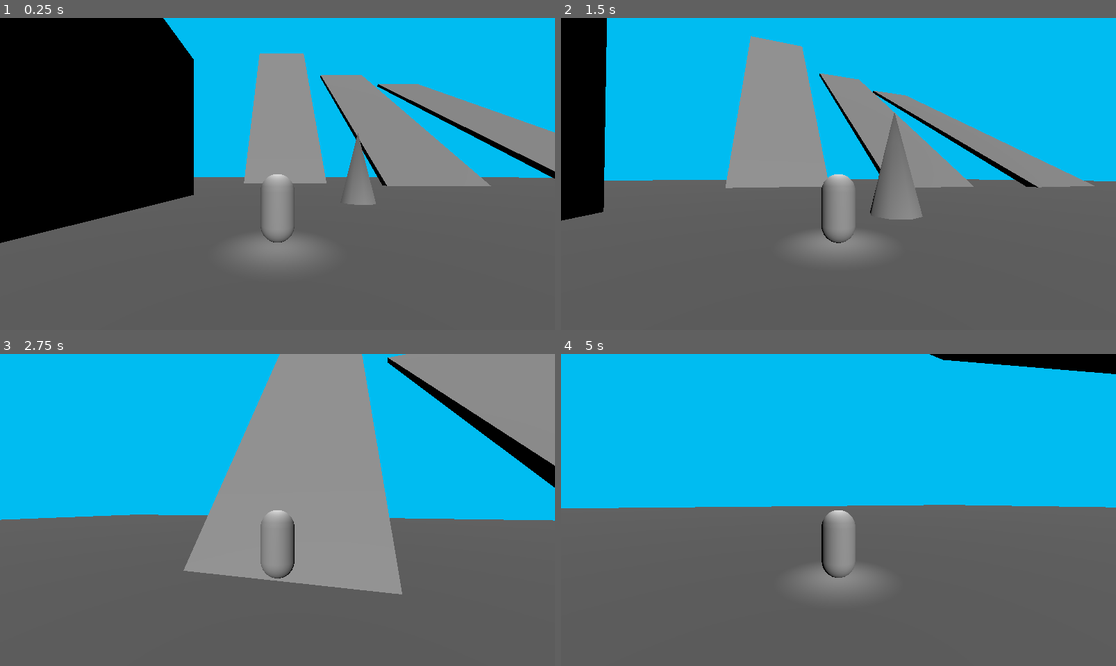
Above: before the commit, frames 1-4 (two rows, left to right).
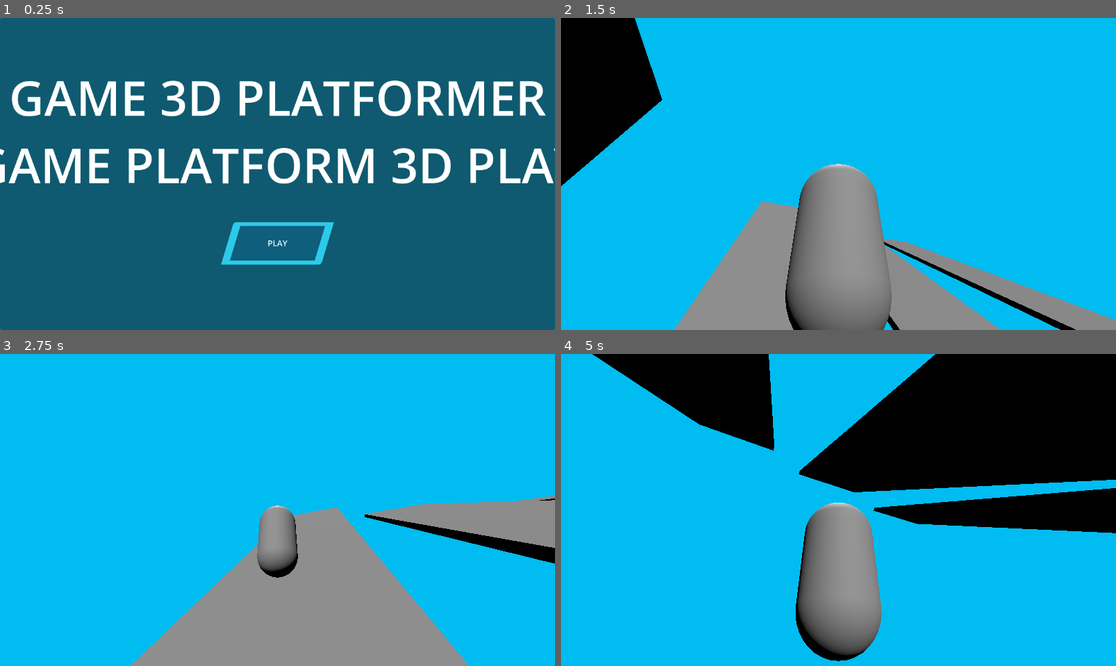
Above: after the commit, the same moments.

Repository: jackmenty/2025-Game
Game: Godot game, scene res://Scenes/Start_screen.tscn
Same seed, same stepped clock (60 frames per second), same inputs: the game is played once before the commit and once after it. Before the commit the project starts from res://Scenes/Test_level.tscn.
Inputs (mouse positions are in pixels of both pictures, inside the frame that each line leads up to):
- Up to frame 1 (0.25 s): no input
- Up to frame 2 (1.5 s): click (838, 242) at 0.5 s, where only the run after the commit has a clickable "PLAY"; tap Enter at 1.25 s; move the mouse to (866, 174) at 1.27 s; hold W (move_forward) from 1.28 s (still down); hold Shift (sprint) from 1.28 s (still down)
- Up to frame 3 (2.75 s): keep holding W (move_forward); tap Space (jump) at 1.52, 2.27 s; move the mouse to (249, 510) at 2.02 s; release Shift (sprint) at 2.03 s; tap Shift (sprint) at 2.1 s
- Up to frame 4 (5 s): keep holding W (move_forward); move the mouse to (849, 503) at 2.77 s; hold Shift (sprint) 2.78-3.53 s; tap Space (jump) at 3.5, 3.77, 4.52 s; move the mouse to (832, 516) at 3.52 s; tap Shift (sprint) at 3.6 s; move the mouse to (877, 513) at 4.27 s; hold Shift (sprint) from 4.28 s (still down)

The runs differ from the first frame. In frame 1, 100% of the frame differs, in the area x 0-100%, y 0-100%; in frame 2, 60%; in frame 3, 64%; in frame 4, 73%.

Commit message:
Fixed checkpoint + updated die box (turned into damage pit)

Diff:
--- /dev/null
+++ b/Scenes/Start_screen.tscn
@@ -0,0 +1,53 @@
+[gd_scene load_steps=3 format=3 uid="uid://50w44vx0gwch"]
+
+[ext_resource type="Theme" uid="uid://dvq37ujhe48d3" path="res://Theme/ui_template.tres" id="1_6d030"]
+[ext_resource type="Script" uid="uid://cx6v2e6njtboq" path="res://Scripts/start_screen.gd" id="2_ytx0o"]
+
+[node name="Start_screen" type="Control"]
+layout_mode = 3
+anchors_preset = 15
+anchor_right = 1.0
+anchor_bottom = 1.0
+grow_horizontal = 2
+grow_vertical = 2
+theme = ExtResource("1_6d030")
+script = ExtResource("2_ytx0o")
+
+[node name="Panel" type="Panel" parent="."]
+layout_mode = 1
+anchors_preset = 15
+anchor_right = 1.0
+anchor_bottom = 1.0
+grow_horizontal = 2
+grow_vertical = 2
+metadata/_edit_use_anchors_ = true
+
+[node name="Play" type="Button" parent="Panel"]
+layout_mode = 1
+anchors_preset = -1
+anchor_left = 0.409722
+anchor_top = 0.654321
+anchor_right = 0.590278
+anchor_bottom = 0.790123
+grow_horizontal = 2
+grow_vertical = 2
+theme_override_font_sizes/font_size = 17
+text = "PLAY"
+metadata/_edit_use_anchors_ = true
+
+[node name="RichTextLabel" type="Label" parent="Panel"]
+layout_mode = 1
+anchors_preset = -1
+anchor_left = 0.0958333
+anchor_top = 0.148148
+anchor_right = 0.904167
+anchor_bottom = 0.359568
+grow_horizontal = 2
+theme_override_font_sizes/font_size = 100
+text = "GAME 3D PLATFORMER
+GAME PLATFORM 3D PLAY"
+horizontal_alignment = 1
+vertical_alignment = 1
+metadata/_edit_use_anchors_ = true
+
+[connection signal="pressed" from="Panel/Play" to="." method="_on_play_pressed"]
--- a/Scenes/Test_level.tscn
+++ b/Scenes/Test_level.tscn
@@ -18,7 +18,7 @@
 size = Vector3(300, 1, 222.933)
 
 [node name="Player" parent="." instance=ExtResource("1_tfsjm")]
-transform = Transform3D(1, 0, 0, 0, 1, 0, 0, 0, 1, 0, 2.80151, 0)
+transform = Transform3D(1, 0, 0, 0, 1, 0, 0, 0, 1, 0, 2, 0)
 
 [node name="DirectionalLight3D" type="DirectionalLight3D" parent="."]
 transform = Transform3D(1, 0, 0, 0, 0.931894, 0.362731, 0, -0.362731, 0.931894, 0, 18.5691, 41.5467)
@@ -37,7 +37,7 @@
 size = Vector3(6.33838, 113.341, 30)
 
 [node name="CSGBox3D5" type="CSGBox3D" parent="."]
-transform = Transform3D(6.42625e-09, 1.73489e-08, 0.62712, 0.0998595, -0.565447, -2.40003e-09, 0.13225, 0.426959, -2.86606e-08, 1.75885, 21.9052, -57.0592)
+transform = Transform3D(5.21068e-09, 2.15144e-08, 0.62712, 0.115116, -0.509679, 0, 0.119207, 0.492191, -2.74123e-08, 1.75885, 21.9052, -57.0592)
 use_collision = true
 size = Vector3(6.33838, 113.341, 30)
 
@@ -52,12 +52,12 @@
 size = Vector3(6.33838, 48.5695, 30)
 
 [node name="CSGBox3D8" type="CSGBox3D" parent="."]
-transform = Transform3D(-0.0603316, -0.297226, -0.521484, 0.153854, -0.166154, -0.180721, -0.012282, -0.621348, 0.297781, 20.2891, 1.59387, 121.487)
+transform = Transform3D(-0.0603316, -0.297226, -0.521484, 0.153854, -0.166154, -0.180721, -0.012282, -0.621348, 0.297781, 14.2923, 1.59387, 111.232)
 use_collision = true
 size = Vector3(6.33838, 48.5695, 30)
 
 [node name="CSGBox3D9" type="CSGBox3D" parent="."]
-transform = Transform3D(0.0553146, 0.0836179, -0.586501, 0.147874, -0.254622, 0.171287, -0.0503536, -0.655896, -0.141266, -25.0701, -0.566961, 163.489)
+transform = Transform3D(0.0553146, 0.0836179, -0.586501, 0.147874, -0.254622, 0.171287, -0.0503536, -0.655896, -0.141266, -24.1914, -0.566961, 156.129)
 use_collision = true
 size = Vector3(6.33838, 48.5695, 30)
 
@@ -65,4 +65,4 @@
 transform = Transform3D(510.011, 0, 0, 0, 4.05553, 0, 0, 0, 529.734, 0.613417, -16.3615, -17.9019)
 
 [node name="Checkpoint" parent="." instance=ExtResource("4_mrgul")]
-transform = Transform3D(5, 0, 0, 0, 5, 0, 0, 0, 5, 6.09166, 0.781216, -9.39958)
+transform = Transform3D(3.2511, 0, 0, 0, 3.2511, 0, 0, 0, 3.2511, 0, 3.5052, 59.4915)
--- a/Scripts/Player.gd
+++ b/Scripts/Player.gd
@@ -5,19 +5,21 @@
 const JUMP_VELOCITY = 25
 @export var springarm : SpringArm3D
 @export var camera : Camera3D
-var max_health = 3
+var max_health = 5
 var health = 0
 var damaged = true
 var time_in_air = 1.0
-var checkpoint = Vector3.ZERO
-var start_pos = Vector3.ZERO
+#var checkpoint = Vector3.ZERO
+#var start_pos = Vector3.ZERO
+var death_pos = Vector3(0, 2, 0)
+var return_back = false
 
 
 func _ready():
 	await get_tree().process_frame
 	health = max_health
-	start_pos = global_position
-	checkpoint = global_position
+	#start_pos = global_position
+	#checkpoint = global_position
 	add_to_group("Player")
 
 func take_damage(damage_amount: int):
@@ -38,11 +40,15 @@
 
 func iframes():
 	damaged = false
-	await get_tree().create_timer(5.0).timeout
+	await get_tree().create_timer(2.0).timeout
 	damaged = true
 
-func set_checkpoint(position):
-	checkpoint = position
+func return_to_checkpoint():
+	position = death_pos
+	pass
+
+#func set_checkpoint(position):
+	#checkpoint = position
 
 func _physics_process(delta: float) -> void:
 	if not is_on_floor():
--- a/Scripts/checkpoint.gd
+++ b/Scripts/checkpoint.gd
@@ -7,5 +7,4 @@
 func _on_body_entered(body: Node3D) -> void:
 	if body is CPlayer:
 		#if c == false:
-		body.set_checkpoint(self.get_global_position())
-		print(body)
+		body.death_pos = position
--- a/Scripts/die_box.gd
+++ b/Scripts/die_box.gd
@@ -3,4 +3,5 @@
 
 func _on_area_3d_body_entered(body: Node3D) -> void:
 	if body is CPlayer:
-		body.die()
+		body.take_damage(1)
+		body.return_to_checkpoint()
--- a/Scripts/game_over.gd
+++ b/Scripts/game_over.gd
@@ -2,8 +2,8 @@
 
 
 func _on_checkpoint_pressed() -> void:
-	print("Checkpoint button pressed!")
+	#print("Checkpoint button pressed!")
 	var player = get_tree().get_first_node_in_group("Player")
 	get_tree().reload_current_scene()
-	player.global_position = player.checkpoint
+	#player.global_position = player.checkpoint
 	Engine.time_scale = 1
--- a/Scripts/menu.gd
+++ b/Scripts/menu.gd
@@ -14,4 +14,5 @@
 
 
 func _on_return_pressed() -> void:
-	get_tree().change_scene_to_file("res://Scenes/Game_over.tscn")
+	get_tree().change_scene_to_file("res://Scenes/Start_screen.tscn")
+	Engine.time_scale = 1
--- /dev/null
+++ b/Scripts/start_screen.gd
@@ -0,0 +1,5 @@
+extends Control
+
+
+func _on_play_pressed() -> void:
+	get_tree().change_scene_to_file("res://Scenes/Test_level.tscn")
--- a/project.godot
+++ b/project.godot
@@ -11,13 +11,14 @@
 [application]
 
 config/name="2025 Game"
-run/main_scene="uid://cq25k3h20sq30"
+run/main_scene="uid://50w44vx0gwch"
 config/features=PackedStringArray("4.4", "Forward Plus")
 config/icon="res://icon.svg"
 
 [autoload]
 
 Player="*res://Scripts/Player.gd"
+Checkpoint="*res://Scripts/checkpoint.gd"
 
 [input]
 
Not shown, added: Scripts/start_screen.gd.uid
